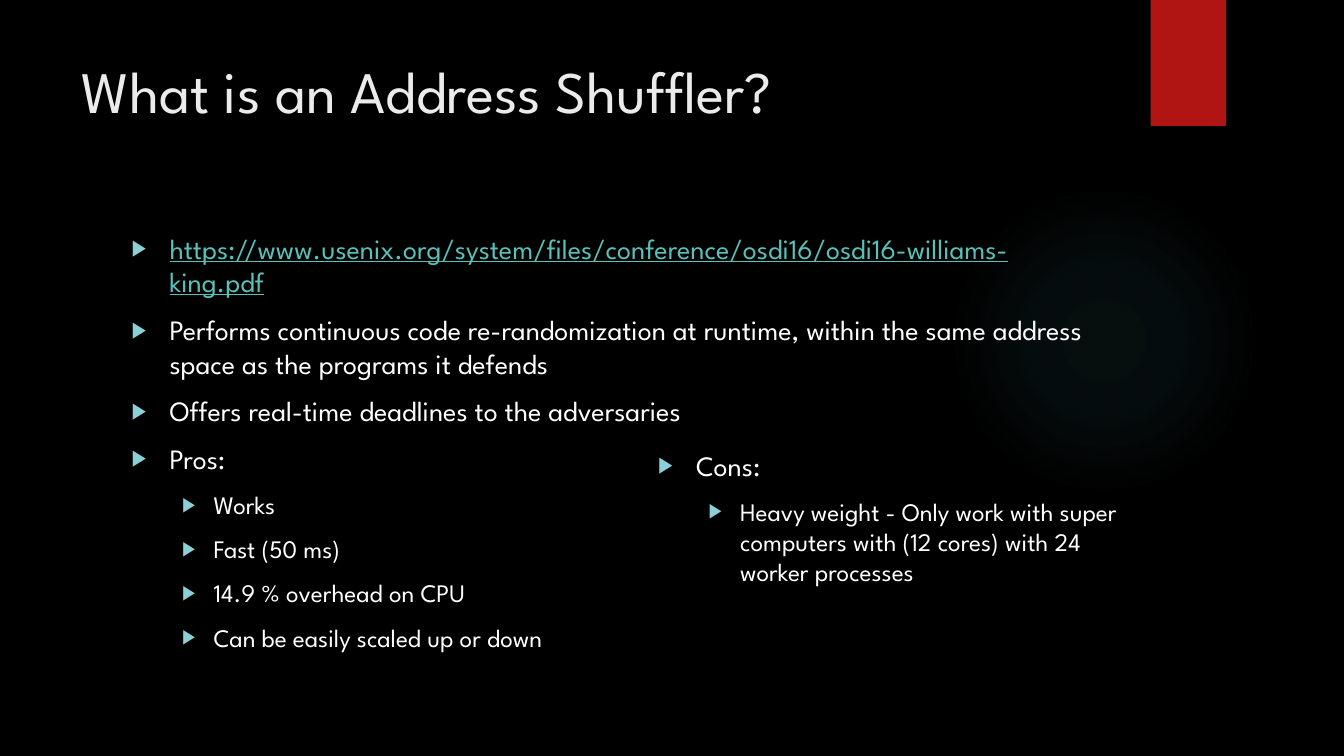
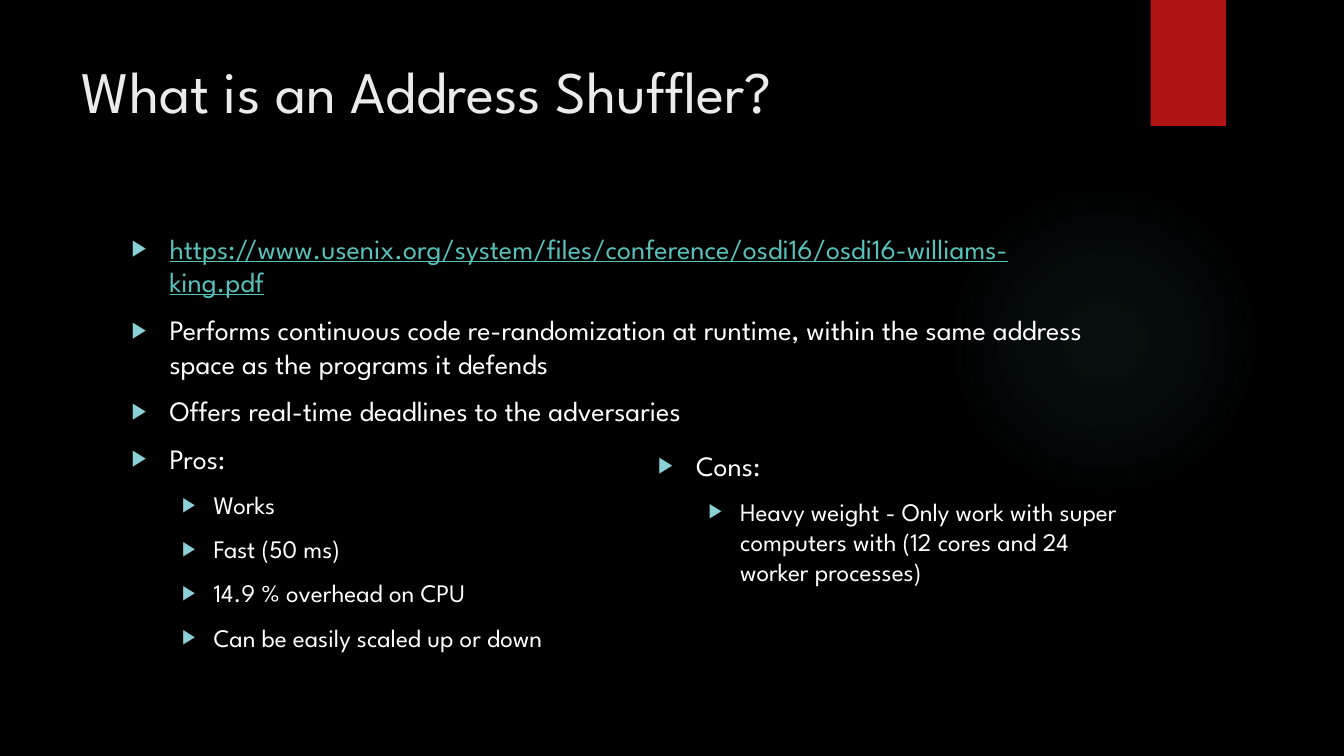
Before and after one commit to jinwoo7/GraduateResearchHub, a slide deck: slide 4 of ROP_presentation.pptx. Drawn at 1344x756 pixels with LibreOffice and Linux fonts; fonts in the diff are those of the drawing; background and template pictures are left out. Boxes give left, top, right and bottom in pixels: in the first picture for what was removed or moved away, otherwise in the second. Text is boxed around its words. In the diff, an @@ line names an element or a change of style, - is before the commit and + after.

Commit message:
minor fix

```diff
--- a/ROP_presentation.pptx
+++ b/ROP_presentation.pptx
@@ text at bbox=[740, 503, 1117, 587]: text changed @@
-  ▶ Heavy weight - Only work with super computers with (12 cores) with 24 worker processes
+  ▶ Heavy weight - Only work with super computers with (12 cores and 24 worker processes)
```
